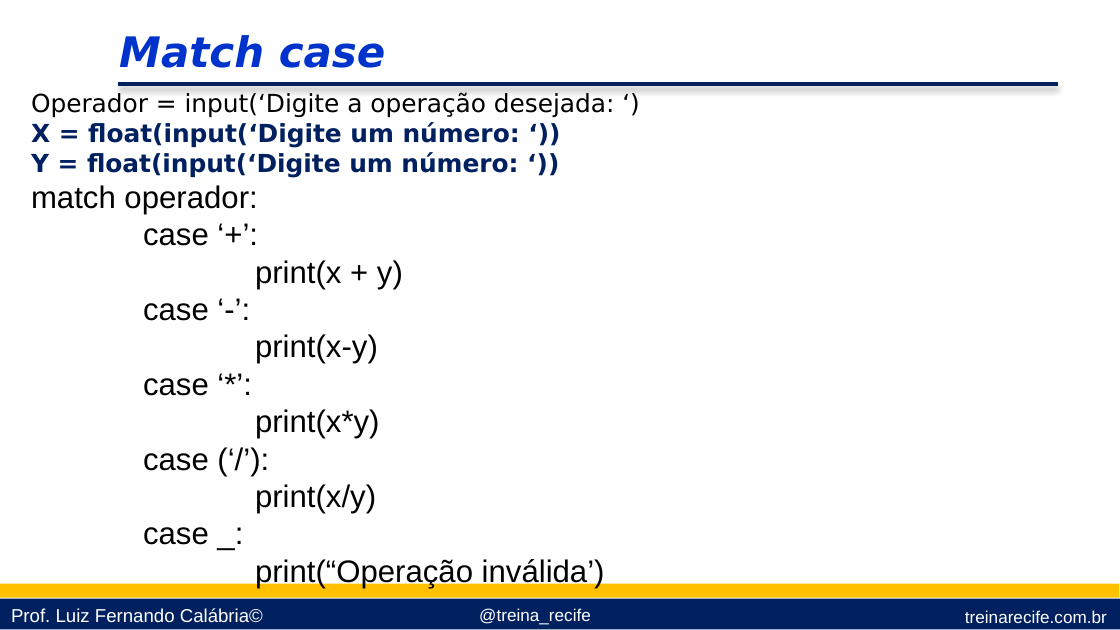
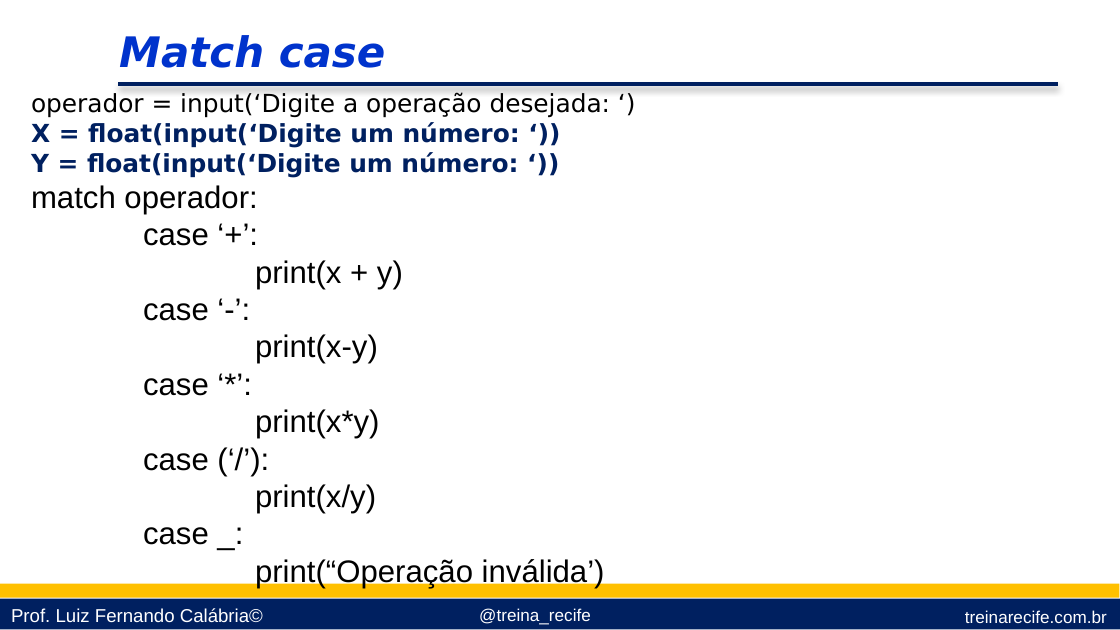
Before and after one commit to lfcalabria/pythonbasico, a slide deck: slide 19 of Apresentações/06 - Estruturas condicionais.pptx. Drawn at 1120x630 pixels with LibreOffice and Linux fonts; fonts in the diff are those of the drawing; background and template pictures are left out. Boxes give left, top, right and bottom in pixels: in the first picture for what was removed or moved away, otherwise in the second. Text is boxed around its words. In the diff, an @@ line names an element or a change of style, - is before the commit and + after.

```diff
--- a/Apresentações/06 - Estruturas condicionais.pptx
+++ b/Apresentações/06 - Estruturas condicionais.pptx
@@ text at (31, 92, 611, 118): text changed @@
-Operador = input(‘Digite a operação desejada: ‘)
+operador = input(‘Digite a operação desejada: ‘)
```
Also in this commit, not shown: 2 other slides changed, 7 other files.
